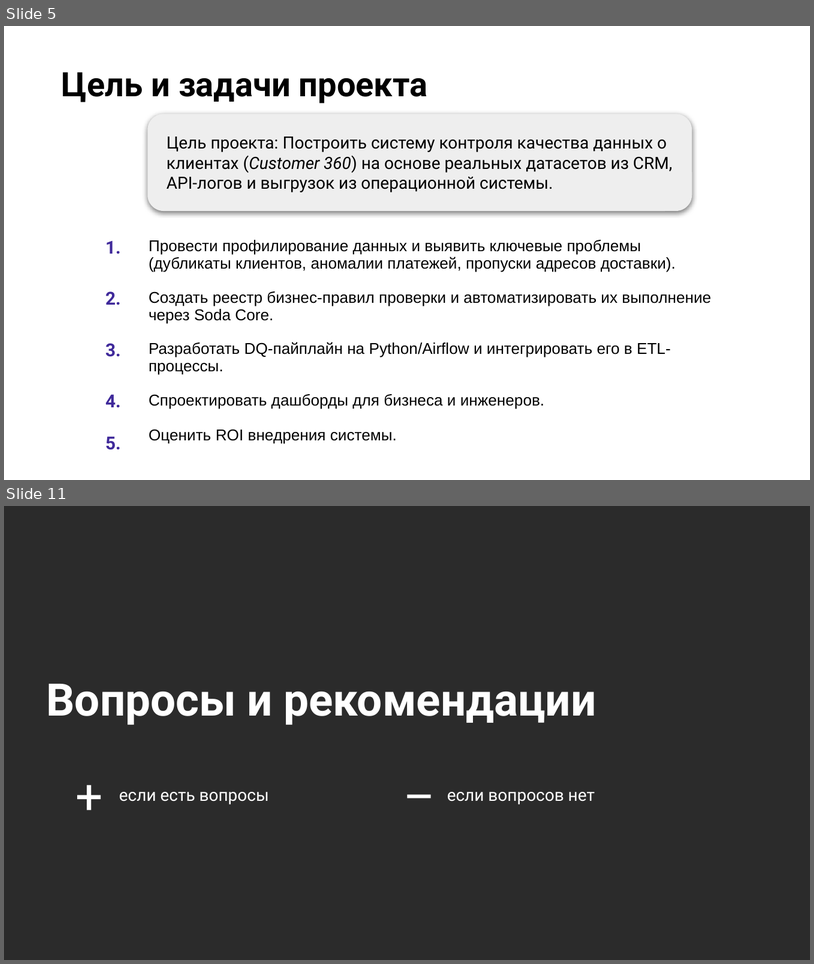
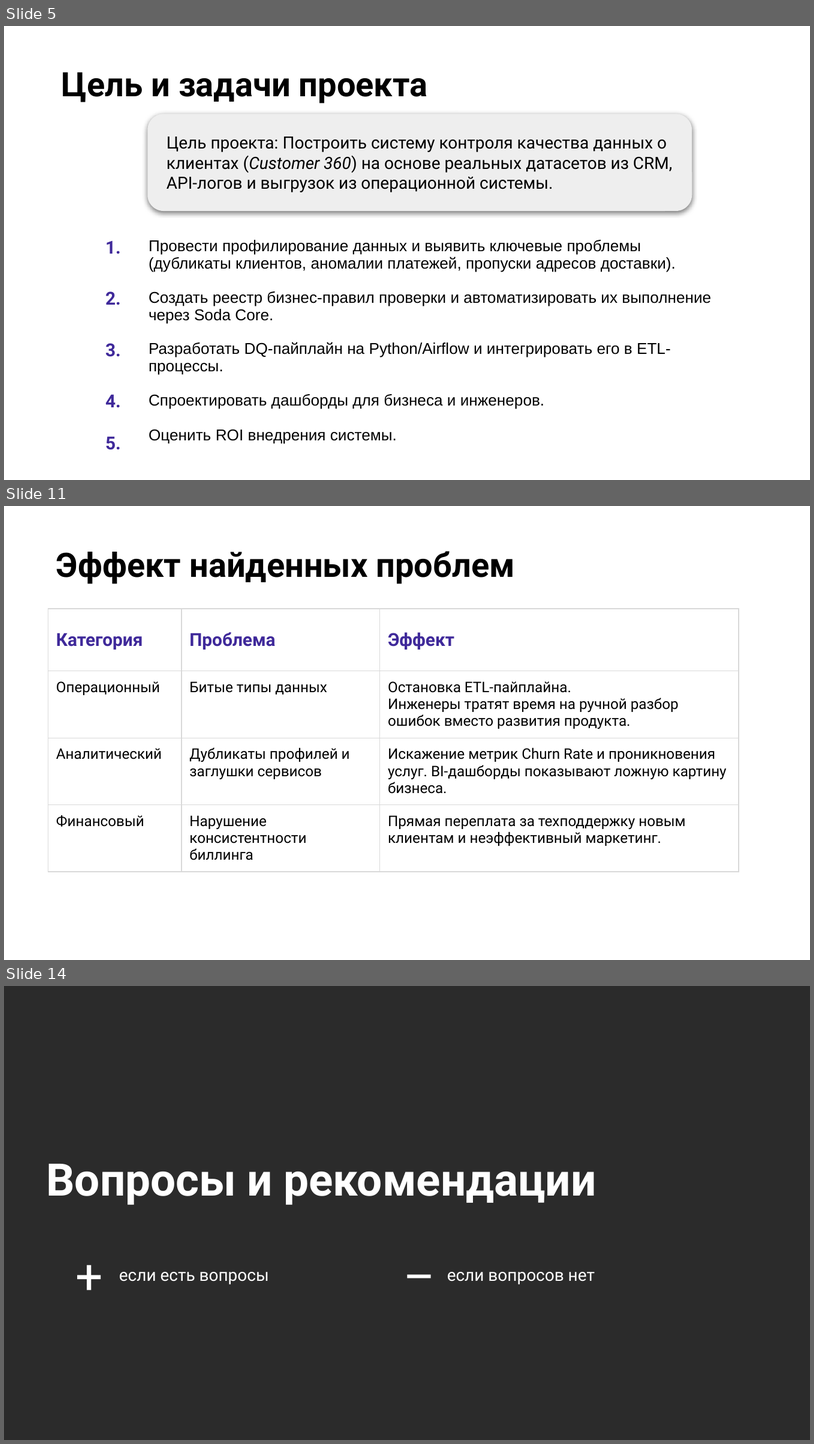
Before and after one commit to Vesta080283/customer-360-dq-project, a slide deck: presentation/Проект сквозного аудита качества данных в домене Customer 360.pptx. Shown one above the other, each under a label of ours: slides 5 and 11 before the commit, slides 5, 11 and 14 after it; the slides between them are not shown. The pictures are 814x964 and 814x1444 pixels, drawn with LibreOffice and Linux fonts; fonts in the diff are those of the drawing; background and template pictures are left out; a plain dark background stands for a picture behind light text. Boxes give left, top, right and bottom in pixels: in the first picture for what was removed or moved away, otherwise in the second. Text is boxed around its words. In the diff, an @@ line names an element or a change of style, - is before the commit and + after.

```diff
--- a/presentation/Проект сквозного аудита качества данных в домене Customer 360.pptx
+++ b/presentation/Проект сквозного аудита качества данных в домене Customer 360.pptx
@@ slide 11 added at [4, 506, 810, 960], background picture (left out) @@
@@ title added at [56, 551, 515, 584], 30 pt, text #000000, bold @@
+Эффект найденных проблем
@@ table added at [48, 609, 740, 876], 4 rows, 3 columns @@
+Категория | Проблема | Эффект
+Операционный | Битые типы данных | Остановка ETL-пайплайна. / Инженеры тратят время на ручной разбор ошибок вместо развития продукта.
+Аналитический | Дубликаты профилей и заглушки сервисов | Искажение метрик Churn Rate и проникновения услуг. BI-дашборды показывают ложную картину бизнеса.
+Финансовый | Нарушение консистентности биллинга | Прямая переплата за техподдержку новым клиентам и неэффективный маркетинг.
@@ what was slide 11 is now slide 14 @@
```
Also in this commit, not shown: 6 slides changed, 2 other slides added, 1 slide removed, 3 other files.
